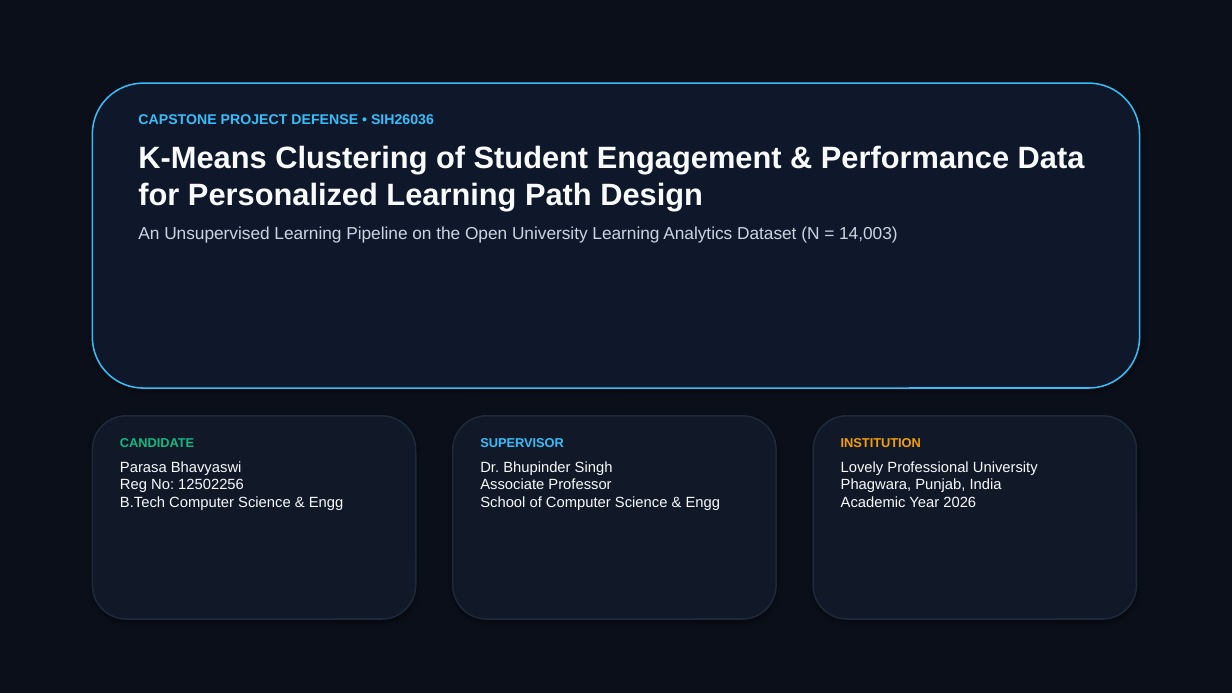
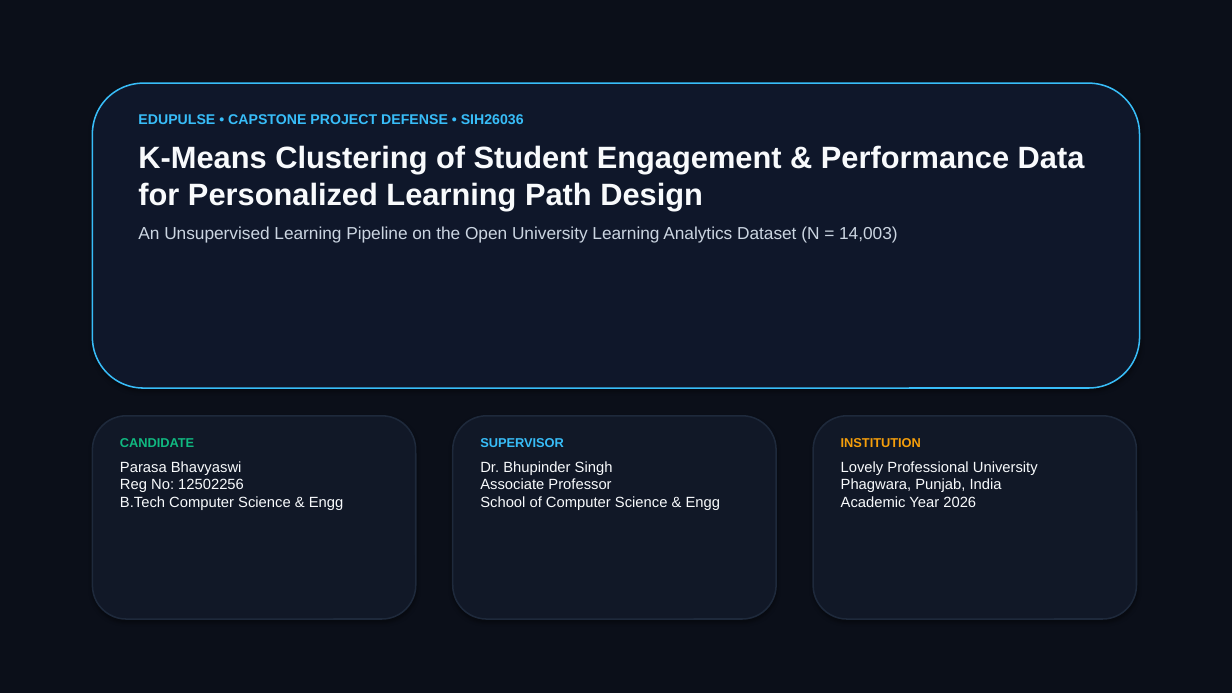
Before and after one commit to parasabhavyaswi/student-engagement-performance-clustering, a slide deck: slide 1 of EduCluster_ML_Presentation.pptx. Drawn at 1232x693 pixels with LibreOffice and Linux fonts; fonts in the diff are those of the drawing. Boxes give left, top, right and bottom in pixels: in the first picture for what was removed or moved away, otherwise in the second. Text is boxed around its words. In the diff, an @@ line names an element or a change of style, - is before the commit and + after.

Commit message:
feat(edupulse): finalize EduPulse rebranding, pipeline verification, IEEE research paper (docx & pdf), and deck

```diff
--- a/EduCluster_ML_Presentation.pptx
+++ b/EduCluster_ML_Presentation.pptx
@@ text at [138, 114, 524, 124]: text changed @@
-CAPSTONE PROJECT DEFENSE • SIH26036
+EDUPULSE • CAPSTONE PROJECT DEFENSE • SIH26036
```
Also in this commit, not shown: 4 other slides changed, 5 slides added, 5 slides removed, 20 other files.
